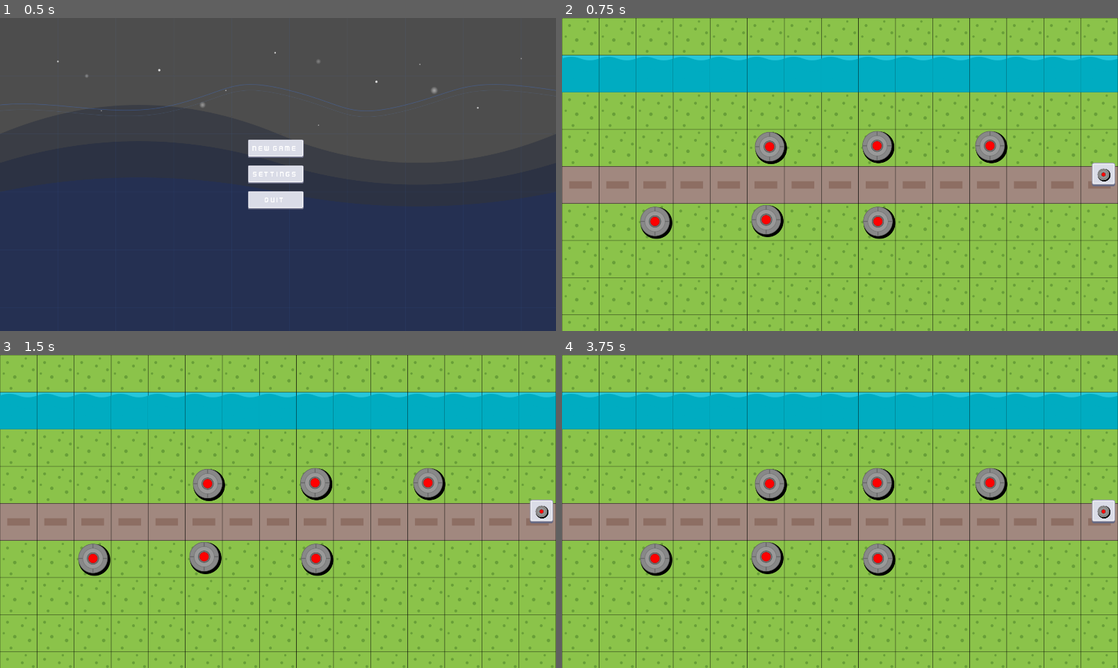
Above: before the commit, frames 1-4 (two rows, left to right).
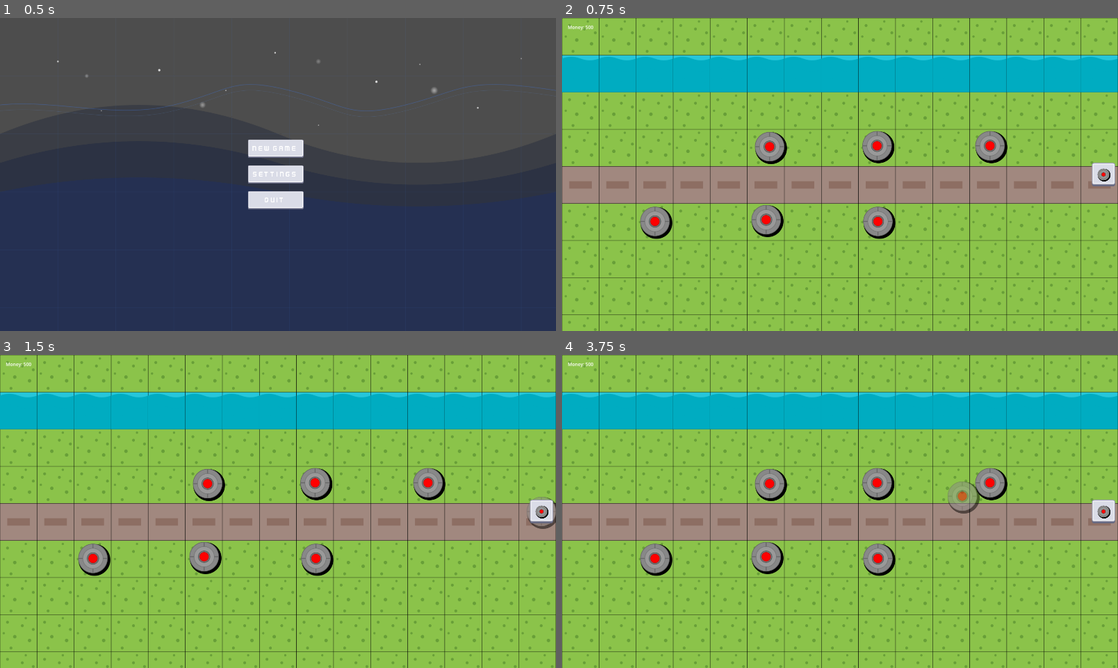
Above: after the commit, the same moments.

Repository: Kotowskey/tower-defense
Game: Godot game, scene res://scenes/scene_handler.tscn
Two runs of this game, one before a commit and one after it. Both use one fixed random seed, a clock stepped at 60 frames per second and the inputs below.
Inputs (mouse positions are in pixels of both pictures, inside the frame that each line leads up to):
- Up to frame 1 (0.5 s): no input
- Up to frame 2 (0.75 s): click "NEW GAME" at 0.5 s
- Up to frame 3 (1.5 s): click (539, 511) at 1.25 s
- Up to frame 4 (3.75 s): click (1101, 511) at 2 s; click (1101, 511) at 2.75 s; tap Enter at 3.5 s; move the mouse to (962, 495) at 3.52 s; click (962, 495) at 3.67 s

Frame 1 is identical in both runs. In frame 2, less than 0.1% of the frame differs, in the area x 1-6%, y 2-4%; in frame 3, 0.1%; in frame 4, 0.4%, in the area x 1-76%, y 2-51%.

Commit message:
simple tower placement + money status (not finished yet)

Diff:
--- a/scenes/game_scene.tscn
+++ b/scenes/game_scene.tscn
@@ -1,11 +1,13 @@
-[gd_scene load_steps=5 format=3 uid="uid://qik1ytgalcrw"]
+[gd_scene load_steps=6 format=3 uid="uid://qik1ytgalcrw"]
 
+[ext_resource type="Script" path="res://scripts/game_scene.gd" id="1_a5vh6"]
 [ext_resource type="PackedScene" uid="uid://cah106dou6wt3" path="res://scenes/map.tscn" id="1_e6pvo"]
 [ext_resource type="Texture2D" uid="uid://cm00t2us2nyo7" path="res://assets/menu/kenny/button_square_depth_flat.png" id="2_6s7g6"]
 [ext_resource type="Texture2D" uid="uid://wahkuvvwnoe2" path="res://assets/menu/kenny/button_square_depth_gradient.png" id="3_dp1g0"]
 [ext_resource type="Texture2D" uid="uid://cptrtmn7ona11" path="res://assets/towers/basic-tower-top.svg" id="4_rxgyj"]
 
 [node name="GameScene" type="Node2D"]
+script = ExtResource("1_a5vh6")
 
 [node name="Map" parent="." instance=ExtResource("1_e6pvo")]
 
@@ -51,3 +53,8 @@
 grow_vertical = 2
 texture = ExtResource("4_rxgyj")
 expand_mode = 2
+
+[node name="Label" type="Label" parent="UI/HUD"]
+layout_mode = 0
+offset_right = 400.0
+offset_bottom = 500.0
--- /dev/null
+++ b/scripts/game_scene.gd
@@ -0,0 +1,72 @@
+extends Node2D
+
+var tower_scene = preload("res://scenes/tower.tscn")
+var building_mode = false
+var tower_preview = null
+var player_money = 500
+
+func _ready():
+	$UI/HUD/BuildUI/Tower.connect("pressed", Callable(self, "_on_tower_button_pressed"))
+
+	if not $UI/HUD.has_node("MoneyLabel"):
+		var money_label = Label.new()
+		money_label.name = "MoneyLabel"
+		money_label.text = "Money: " + str(player_money)
+		money_label.position = Vector2(20, 20)
+		$UI/HUD.add_child(money_label)
+
+	update_money_ui()
+
+func _process(delta):
+	if building_mode and tower_preview:
+		var mouse_pos = get_global_mouse_position()
+		tower_preview.position = mouse_pos
+
+func _on_tower_button_pressed():
+	print("Tower button pressed")
+	building_mode = true
+
+	if tower_preview:
+		tower_preview.queue_free()
+
+	tower_preview = tower_scene.instantiate()
+	tower_preview.modulate = Color(1, 1, 1, 0.5)
+	add_child(tower_preview)
+
+func _unhandled_input(event):
+	if not building_mode:
+		return
+
+	if event is InputEventMouseButton:
+		if event.button_index == MOUSE_BUTTON_LEFT and event.pressed:
+			var mouse_pos = get_global_mouse_position()
+			if player_money >= 100:
+				place_tower(mouse_pos)
+				player_money -= 100
+				update_money_ui()
+			print("Tower placed at: ", mouse_pos)
+
+		elif event.button_index == MOUSE_BUTTON_RIGHT and event.pressed:
+			cancel_building()
+			print("Building cancelled")
+
+func place_tower(pos):
+	var new_tower = tower_scene.instantiate()
+	new_tower.position = pos
+
+	if $Map.has_node("Turrets"):
+		$Map/Turrets.add_child(new_tower)
+	else:
+		$Map.add_child(new_tower)
+
+	cancel_building()
+
+func cancel_building():
+	building_mode = false
+	if tower_preview:
+		tower_preview.queue_free()
+		tower_preview = null
+
+func update_money_ui():
+	if $UI/HUD.has_node("MoneyLabel"):
+		$UI/HUD/MoneyLabel.text = "Money: " + str(player_money)
--- a/scripts/tower.gd
+++ b/scripts/tower.gd
@@ -1 +1,9 @@
 extends Node2D
+
+var tower_cost = 100
+var tower_range = 300
+var tower_damage = 10
+var tower_fire_rate = 1.0
+
+func _ready():
+	pass
